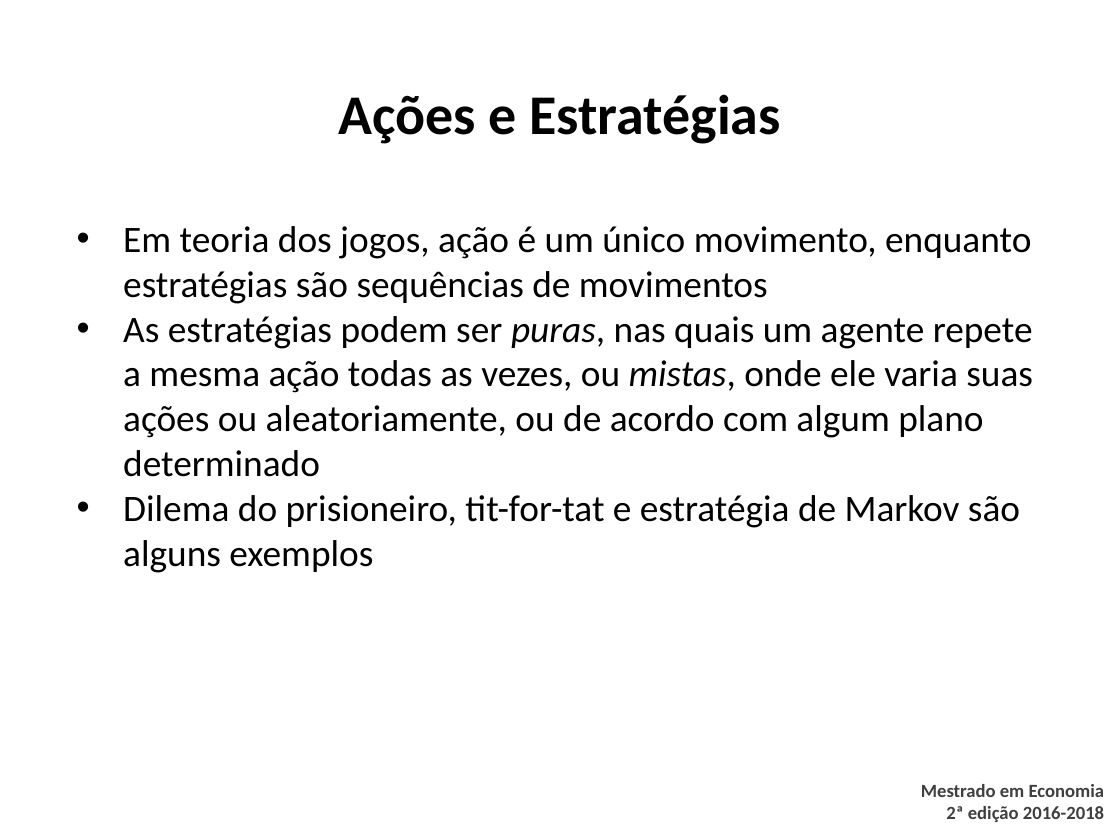
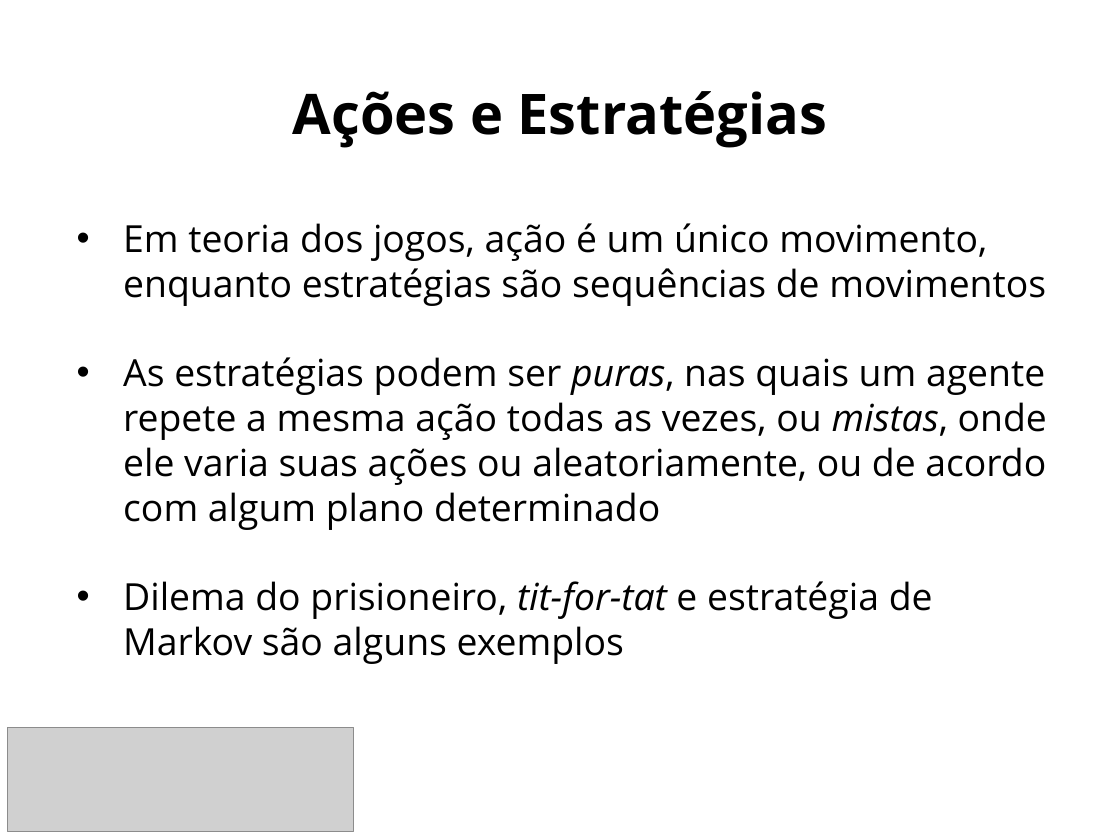
Before and after one commit to danilofreire/omma, a slide deck: slide 13 of sessoes-05-06/sessao-05.pptx. Drawn at 1120x840 pixels with LibreOffice and Linux fonts; fonts in the diff are those of the drawing; grey boxes stand for pictures; background and template pictures are left out. Boxes give left, top, right and bottom in pixels: in the first picture for what was removed or moved away, otherwise in the second. Text is boxed around its words. In the diff, an @@ line names an element or a change of style, - is before the commit and + after.

```diff
--- a/sessoes-05-06/sessao-05.pptx
+++ b/sessoes-05-06/sessao-05.pptx
@@ title "Ações e Estratégias" at (293,91,827,148): font Calibri to Open Sans @@
@@ text "Em teoria dos jogos, ação ..." at (123,223,1047,664): font Calibri to Open Sans; italic on in "tit-for-tat" @@
@@ picture added at (7,727,353,831) @@
@@ text removed at (921,784,1105,822) @@
-Mestrado em Economia
-2ª edição 2016-2018
```
Also in this commit, not shown: 23 other slides changed, 36 other files.
